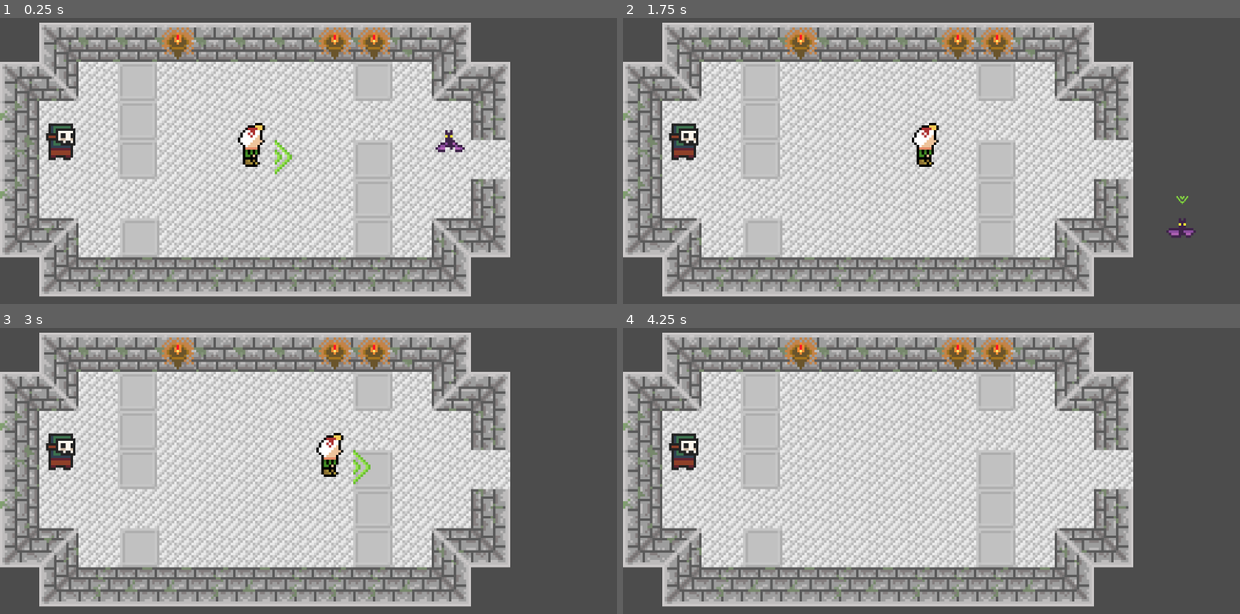
Above: before the commit, frames 1-4 (two rows, left to right).
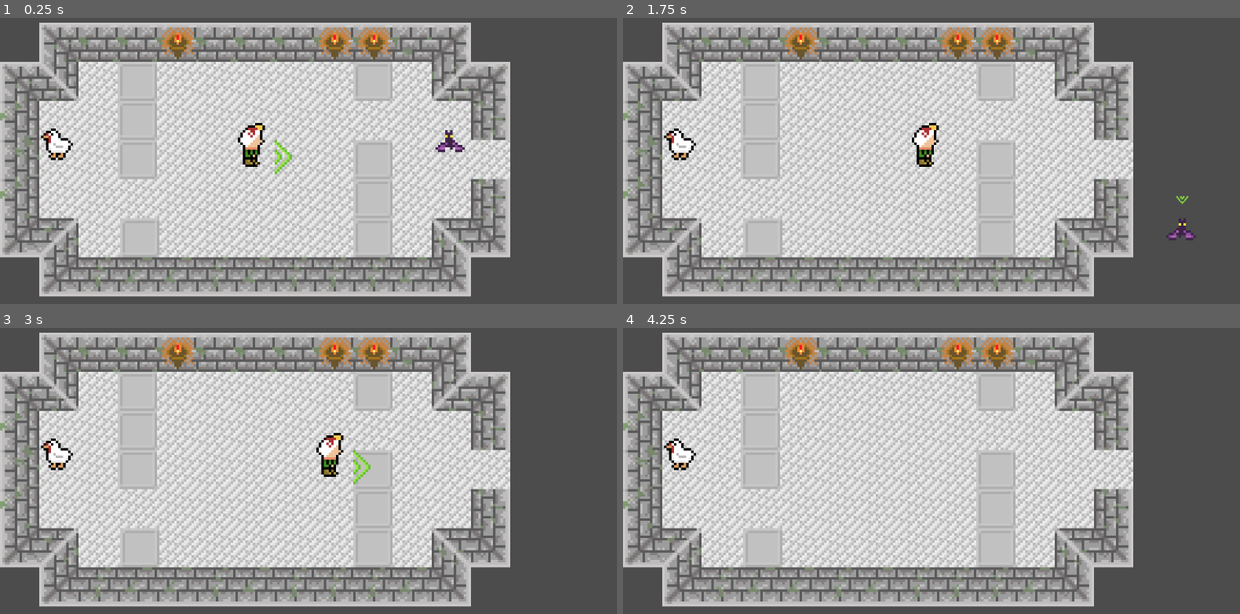
Above: after the commit, the same moments.

Repository: epicfarmer/gmtk2023
Game: Godot game, scene res://Level.tscn
Same seed, same stepped clock (60 frames per second), same inputs: the game is played once before the commit and once after it.
Inputs (mouse positions are in pixels of both pictures, inside the frame that each line leads up to):
- Up to frame 1 (0.25 s): no input
- Up to frame 2 (1.75 s): tap Enter at 0.5 s; move the mouse to (1073, 149) at 0.52 s; hold Right (right) 0.53-1.28 s; click (1073, 149) at 0.67 s; move the mouse to (814, 183) at 1.27 s; hold Down (down) from 1.28 s (still down)
- Up to frame 3 (3 s): move the mouse to (376, 396) at 2.02 s; release Down (down) at 2.03 s; hold Right (right) 2.03-2.78 s; tap Space at 2.75 s; move the mouse to (283, 551) at 2.77 s; hold Up (up) from 2.78 s (still down); click (283, 551) at 2.92 s
- Up to frame 4 (4.25 s): move the mouse to (1122, 531) at 3.52 s; release Up (up) at 3.53 s; hold Left (left) from 3.53 s (still down)

The runs differ from the first frame. In frame 1, 0.6% of the frame differs, in the area x 6-13%, y 36-50%; in frame 2, 0.7%, in the area x 6-93%, y 36-78%; in frame 3, 0.6%; in frame 4, 0.6%.

Commit message:
added chicken

Diff:
--- a/RunAwayMonster.tscn
+++ b/RunAwayMonster.tscn
@@ -1,9 +1,138 @@
-[gd_scene load_steps=3 format=2]
+[gd_scene load_steps=6 format=2]
 
 [ext_resource path="res://monster.tscn" type="PackedScene" id=1]
+[ext_resource path="res://images/chicken.png" type="Texture" id=2]
 
 [sub_resource type="CircleShape2D" id=1]
 radius = 7.38974
+
+[sub_resource type="Animation" id=2]
+length = 0.1
+loop = true
+tracks/0/type = "value"
+tracks/0/path = NodePath("Sprite:texture")
+tracks/0/interp = 1
+tracks/0/loop_wrap = false
+tracks/0/imported = false
+tracks/0/enabled = true
+tracks/0/keys = {
+"times": PoolRealArray( 0 ),
+"transitions": PoolRealArray( 1 ),
+"update": 1,
+"values": [ ExtResource( 2 ) ]
+}
+tracks/1/type = "value"
+tracks/1/path = NodePath("Sprite:hframes")
+tracks/1/interp = 1
+tracks/1/loop_wrap = false
+tracks/1/imported = false
+tracks/1/enabled = true
+tracks/1/keys = {
+"times": PoolRealArray( 0 ),
+"transitions": PoolRealArray( 1 ),
+"update": 1,
+"values": [ 2 ]
+}
+tracks/2/type = "value"
+tracks/2/path = NodePath("Sprite:vframes")
+tracks/2/interp = 1
+tracks/2/loop_wrap = false
+tracks/2/imported = false
+tracks/2/enabled = true
+tracks/2/keys = {
+"times": PoolRealArray( 0 ),
+"transitions": PoolRealArray( 1 ),
+"update": 1,
+"values": [ 2 ]
+}
+tracks/3/type = "value"
+tracks/3/path = NodePath("Sprite:visible")
+tracks/3/interp = 1
+tracks/3/loop_wrap = false
+tracks/3/imported = false
+tracks/3/enabled = true
+tracks/3/keys = {
+"times": PoolRealArray( 0 ),
+"transitions": PoolRealArray( 1 ),
+"update": 1,
+"values": [ true ]
+}
+tracks/4/type = "value"
+tracks/4/path = NodePath("Sprite:frame")
+tracks/4/interp = 1
+tracks/4/loop_wrap = false
+tracks/4/imported = false
+tracks/4/enabled = true
+tracks/4/keys = {
+"times": PoolRealArray( 0 ),
+"transitions": PoolRealArray( 1 ),
+"update": 1,
+"values": [ 0.0 ]
+}
+
+[sub_resource type="Animation" id=3]
+length = 0.4
+loop = true
+tracks/0/type = "value"
+tracks/0/path = NodePath("Sprite:texture")
+tracks/0/interp = 1
+tracks/0/loop_wrap = false
+tracks/0/imported = false
+tracks/0/enabled = true
+tracks/0/keys = {
+"times": PoolRealArray( 0 ),
+"transitions": PoolRealArray( 1 ),
+"update": 1,
+"values": [ ExtResource( 2 ) ]
+}
+tracks/1/type = "value"
+tracks/1/path = NodePath("Sprite:hframes")
+tracks/1/interp = 1
+tracks/1/loop_wrap = false
+tracks/1/imported = false
+tracks/1/enabled = true
+tracks/1/keys = {
+"times": PoolRealArray( 0 ),
+"transitions": PoolRealArray( 1 ),
+"update": 1,
+"values": [ 2 ]
+}
+tracks/2/type = "value"
+tracks/2/path = NodePath("Sprite:vframes")
+tracks/2/interp = 1
+tracks/2/loop_wrap = false
+tracks/2/imported = false
+tracks/2/enabled = true
+tracks/2/keys = {
+"times": PoolRealArray( 0 ),
+"transitions": PoolRealArray( 1 ),
+"update": 1,
+"values": [ 2 ]
+}
+tracks/3/type = "value"
+tracks/3/path = NodePath("Sprite:visible")
+tracks/3/interp = 1
+tracks/3/loop_wrap = false
+tracks/3/imported = false
+tracks/3/enabled = true
+tracks/3/keys = {
+"times": PoolRealArray( 0 ),
+"transitions": PoolRealArray( 1 ),
+"update": 1,
+"values": [ true ]
+}
+tracks/4/type = "value"
+tracks/4/path = NodePath("Sprite:frame")
+tracks/4/interp = 1
+tracks/4/loop_wrap = false
+tracks/4/imported = false
+tracks/4/enabled = true
+tracks/4/keys = {
+"times": PoolRealArray( 0, 0.1, 0.2, 0.3 ),
+"transitions": PoolRealArray( 1, 1, 1, 1 ),
+"update": 1,
+"values": [ 1.0, 0.0, 2.0, 0.0 ]
+}
 
 [node name="RunAwayMonster" instance=ExtResource( 1 )]
 direction_bias = Vector2( -1, -1 )
@@ -15,6 +144,23 @@
 
 [node name="Sprite" parent="." index="1"]
 position = Vector2( -1.334, -7.833 )
-frame = 346
+texture = ExtResource( 2 )
+hframes = 2
+vframes = 2
+frame = 0
+__meta__ = {
+"_aseprite_wizard_config_": {
+"layer": "",
+"o_ex_p": "",
+"o_folder": "",
+"o_name": "",
+"only_visible": false,
+"op_exp": false,
+"player": "AnimationPlayer",
+"source": "res://images/chicken.aseprite"
+}
+}
 
 [node name="AnimationPlayer" type="AnimationPlayer" parent="." index="5"]
+anims/idle = SubResource( 2 )
+anims/move = SubResource( 3 )
--- a/RunTowardsMonster.tscn
+++ b/RunTowardsMonster.tscn
@@ -4,7 +4,7 @@
 [ext_resource path="res://images/bat.png" type="Texture" id=2]
 
 [sub_resource type="CircleShape2D" id=1]
-radius = 7.54281
+radius = 6.0
 
 [sub_resource type="Animation" id=2]
 resource_name = "idle"
--- a/scripts/monster.gd
+++ b/scripts/monster.gd
@@ -76,6 +76,10 @@
 
 func _physics_process(_delta):
 	velocity = move_and_slide(velocity)
+	if velocity.length() > 0:
+		get_node("AnimationPlayer").play("move")
+	else:
+		get_node("AnimationPlayer").play("idle")
 	set_sprite_direction(input)
 
 func take_damage():
Binary file added: images/chicken.png
Not shown, added: images/chicken.png.import
